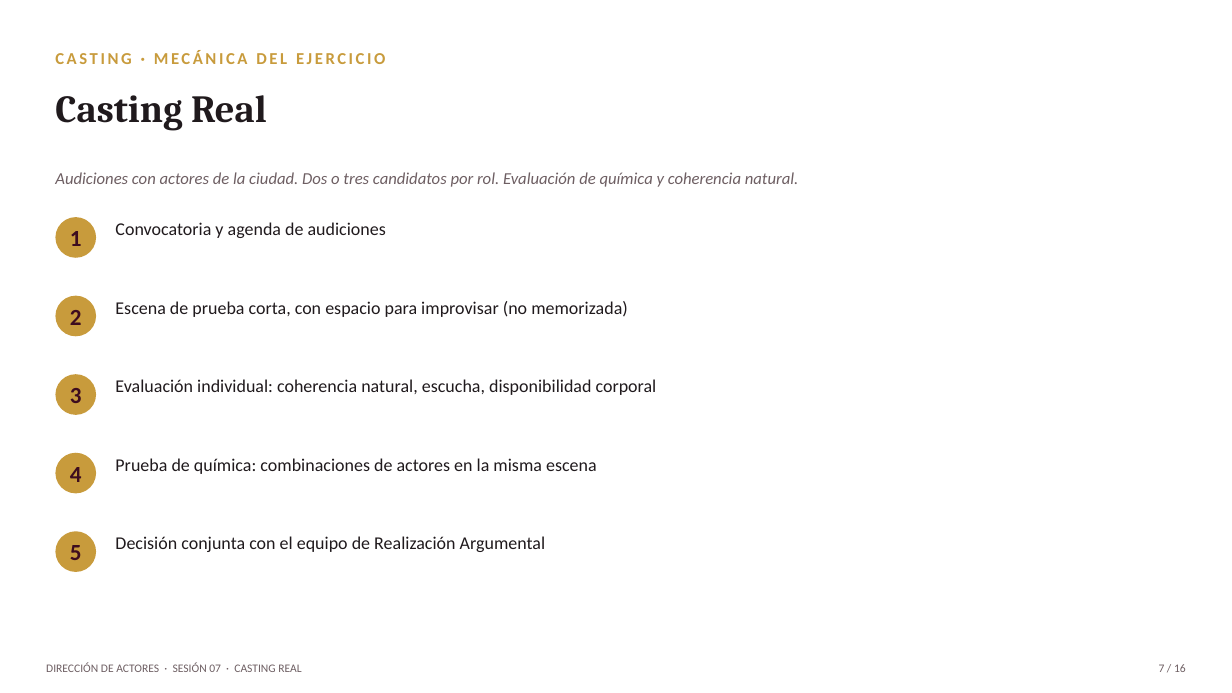
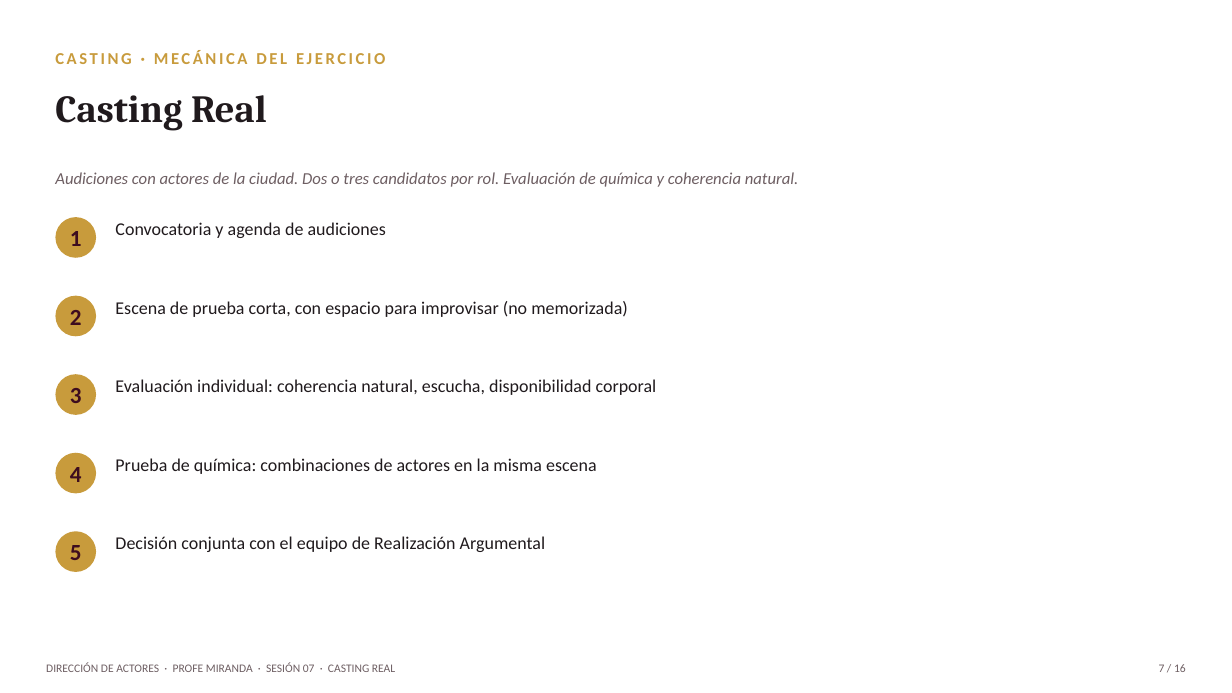
Before and after one commit to mirandajaco-design/profe-miranda, a slide deck: slide 8 of pptx/direccion-actores/Sesion_07_Casting_Real.pptx. Drawn at 1232x693 pixels with LibreOffice and Linux fonts; fonts in the diff are those of the drawing. Boxes give left, top, right and bottom in pixels: in the first picture for what was removed or moved away, otherwise in the second. Text is boxed around its words. In the diff, an @@ line names an element or a change of style, - is before the commit and + after.

Commit message:
Añadir crédito del docente y pestaña de Recursos
Todas las diapositivas de título y el pie de página ahora indican
"Profe Miranda" como docente. El visor web suma una pestaña Recursos
con enlace al repositorio y descarga directa de los 32 .pptx.

```diff
--- a/pptx/direccion-actores/Sesion_07_Casting_Real.pptx
+++ b/pptx/direccion-actores/Sesion_07_Casting_Real.pptx
@@ text at <box>46,663,395,672</box>: text changed @@
-DIRECCIÓN DE ACTORES · SESIÓN 07 · CASTING REAL
+DIRECCIÓN DE ACTORES · PROFE MIRANDA · SESIÓN 07 · CASTING REAL
```
Also in this commit, not shown: 12 other slides changed, 32 other files.
